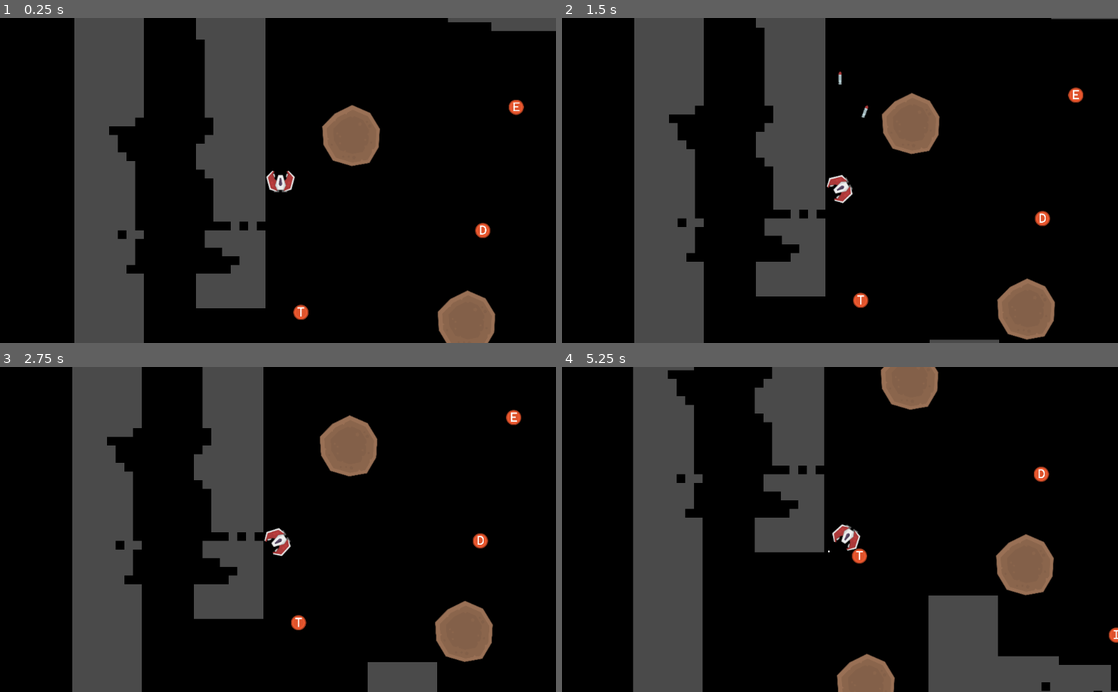
Above: before the commit, frames 1-4 (two rows, left to right).
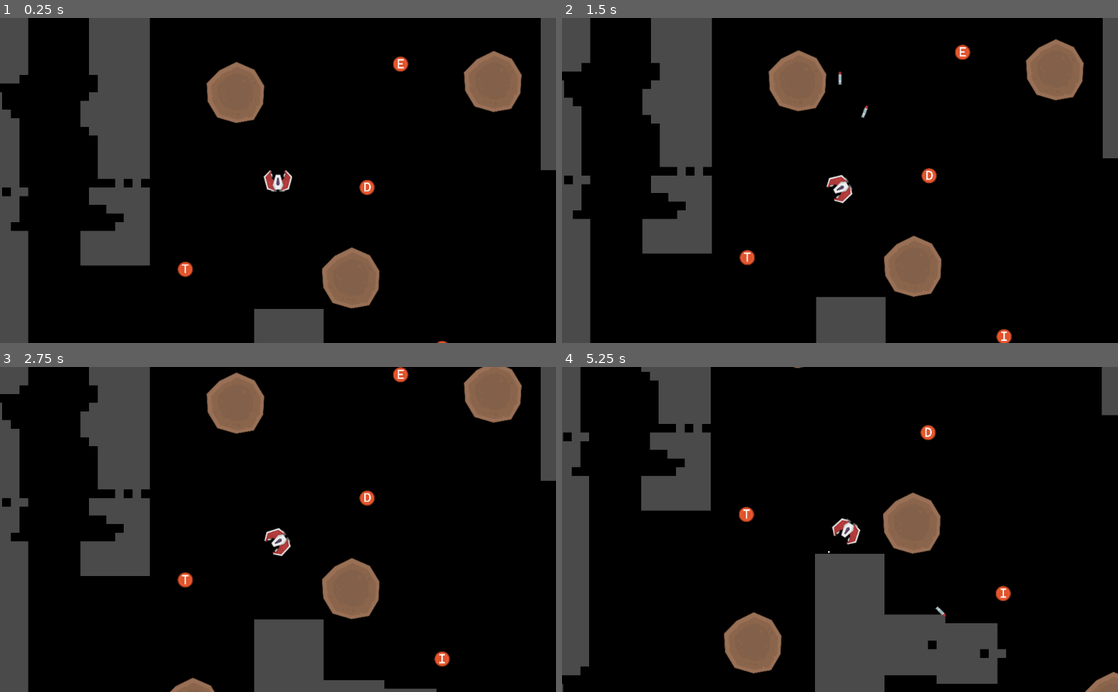
Above: after the commit, the same moments.

Repository: Comyune/game-drifter
Game: Godot game, scene res://main.tscn
Two runs of this game, one before a commit and one after it. Both use one fixed random seed, a clock stepped at 60 frames per second and the inputs below.
Inputs (mouse positions are in pixels of both pictures, inside the frame that each line leads up to):
- Up to frame 1 (0.25 s): no input
- Up to frame 2 (1.5 s): tap Enter (ui_accept) at 0.5, 0.77 s; move the mouse to (962, 164) at 0.52 s; hold Right (ui_right) 0.53-1.25 s; click (962, 164) at 0.67 s; drag from (728, 196) to (812, 245) at 1.27 s
- Up to frame 3 (2.75 s): move the mouse to (333, 458) at 2.02 s; hold Right (ui_right) from 2.03 s (still down)
- Up to frame 4 (5.25 s): release Right (ui_right) at 2.75 s; drag from (812, 594) to (673, 480) at 2.77 s; move the mouse to (1006, 578) at 3.52 s; hold Left (ui_left) 3.53-4.25 s; tap Enter (ui_accept) at 3.77 s; drag from (673, 480) to (756, 448) at 4.27 s; move the mouse to (867, 529) at 5.02 s; hold Down (ui_down) from 5.03 s (still down); click (867, 529) at 5.17 s

The runs differ from the first frame. In frame 1, 30% of the frame differs, in the area x 0-100%, y 0-100%; in frame 2, 31%; in frame 3, 33%; in frame 4, 38%.

Commit message:
Minor fixes and tweaks

Diff:
--- a/godot-project/gui/cascadia_font.tres
+++ b/godot-project/gui/cascadia_font.tres
@@ -2,8 +2,10 @@
 
 [sub_resource type="DynamicFontData" id=1]
 hinting = 1
-font_path = "res://gui/CascadiaMono.ttf"
+font_path = "res://gui/cascadia_mono.ttf"
 
 [resource]
-size = 50
+size = 36
+outline_size = 1
+outline_color = Color( 0, 0, 0, 1 )
 font_data = SubResource( 1 )
--- a/godot-project/main.tscn
+++ b/godot-project/main.tscn
@@ -7,7 +7,7 @@
 [node name="Main" type="Node2D"]
 
 [node name="LevelTutorial" parent="." instance=ExtResource( 1 )]
-position = Vector2( 761.315, 186.163 )
+position = Vector2( 328.315, 26.163 )
 
 [node name="Player" parent="LevelTutorial" instance=ExtResource( 2 )]
 
